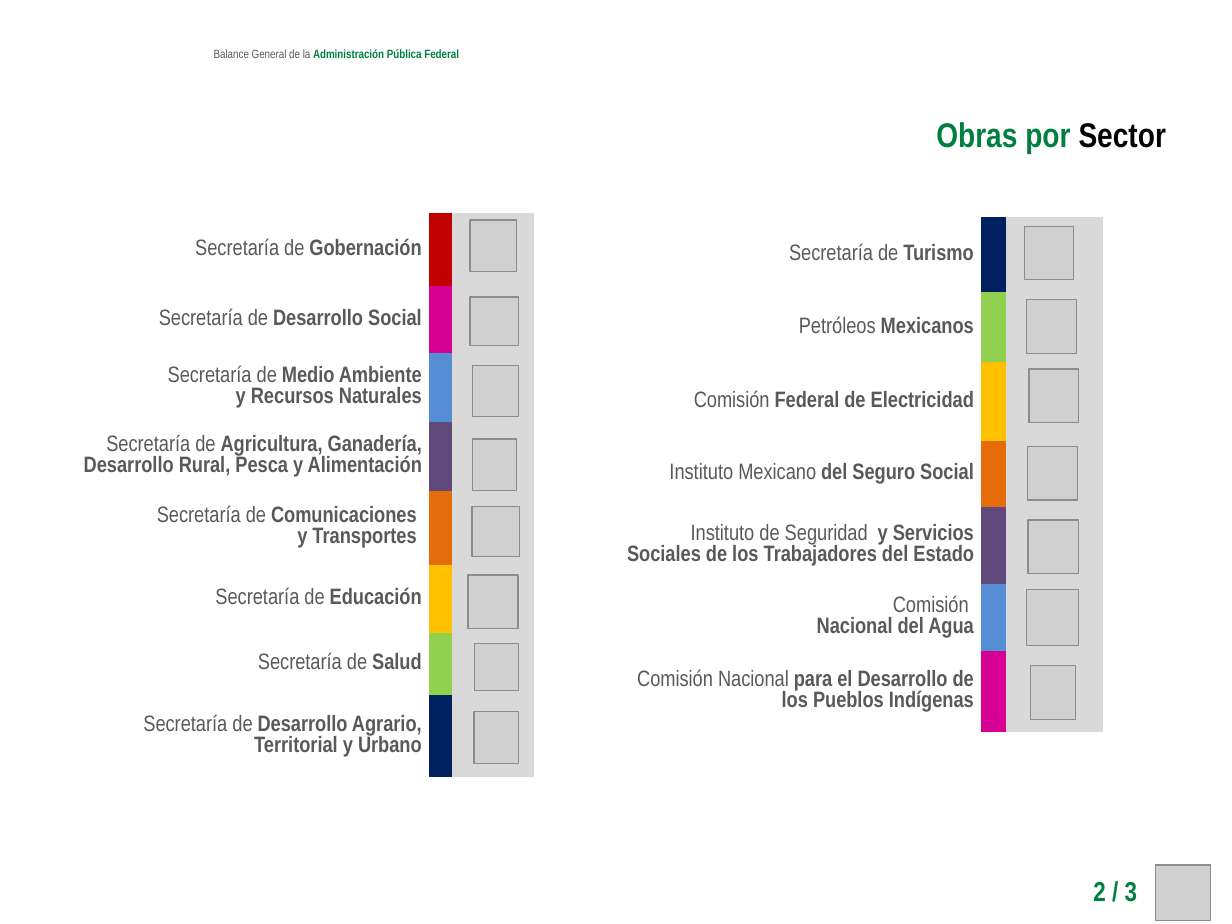
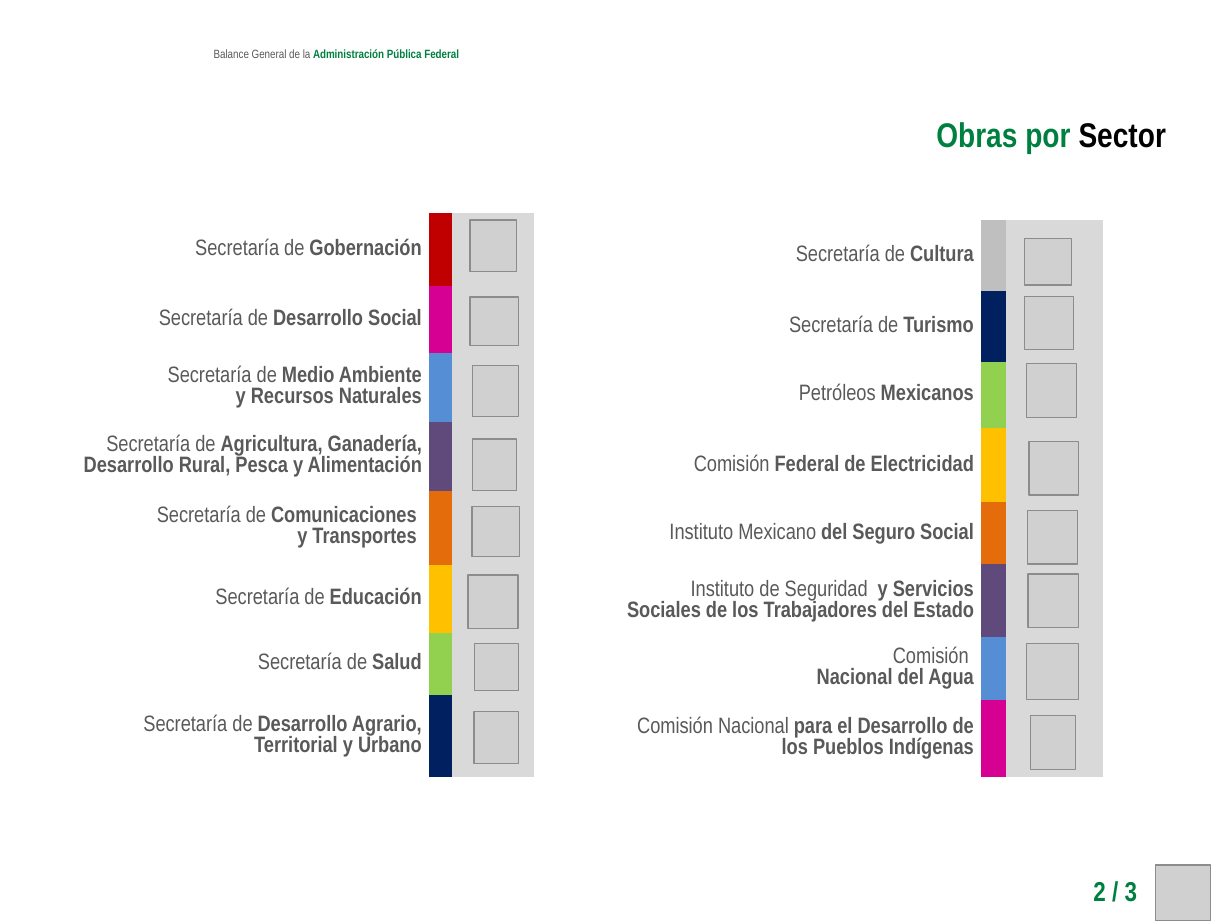
Before and after one commit to fpedro23/djangoObras, a slide deck: slide 2 of obras/static/ppt/PRINCIPAL_BALANCE_GENERAL_APF.pptx. Drawn at 1232x924 pixels with LibreOffice and Linux fonts; fonts in the diff are those of the drawing; grey boxes stand for pictures; background and template pictures are left out. Boxes give left, top, right and bottom in pixels: in the first picture for what was removed or moved away, otherwise in the second. Text is boxed around its words. In the diff, an @@ line names an element or a change of style, - is before the commit and + after.

```diff
--- a/obras/static/ppt/PRINCIPAL_BALANCE_GENERAL_APF.pptx
+++ b/obras/static/ppt/PRINCIPAL_BALANCE_GENERAL_APF.pptx
@@ table at [595,221,1127,777] @@
+row 1:  | Secretaría de Cultura |  |  | 
@@ table: place and size @@
-table at [595,217,1127,733]
+table at [595,221,1127,777]
@@ picture added at [1025,238,1072,285] @@
@@ picture: place and size @@
-picture at [1025,227,1073,280]
+picture at [1025,296,1073,349]
@@ picture: place and size @@
-picture at [1026,299,1077,354]
+picture at [1026,363,1077,418]
@@ picture: place and size @@
-picture at [1029,370,1078,424]
+picture at [1029,441,1078,495]
@@ picture: place and size @@
-picture at [1027,446,1078,500]
+picture at [1027,510,1078,564]
@@ picture: place and size @@
-picture at [1029,520,1079,574]
+picture at [1029,574,1079,628]
@@ picture: place and size @@
-picture at [1026,590,1078,646]
+picture at [1026,643,1078,699]
@@ picture: place and size @@
-picture at [1030,665,1076,719]
+picture at [1030,716,1076,770]
```
Also in this commit, not shown: 1 other slide changed, 5 other files.
